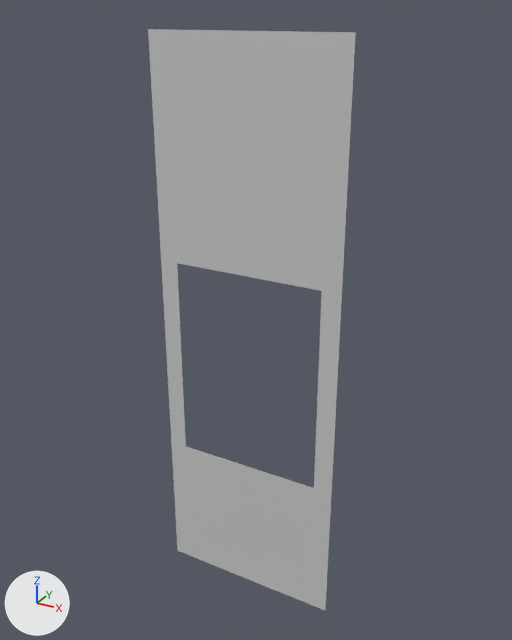
Before and after pictures for a commit that changed the FBX model AssetPublisher/Assets/PubBreweryAssets/PubBreweryModels/WallWindow.fbx.
Rendered twice from a camera (50 mm lens) standing at (1.1, -2.91, 3.09) and looking at (-0.52, 0.04, 1.61). Arrows for +X, +Y and +Z are at lower left; the lights stay in place. Where no turn or scale is listed for an object, it has been applied to the vertices.

In view in the first picture: 'WallWindow'.
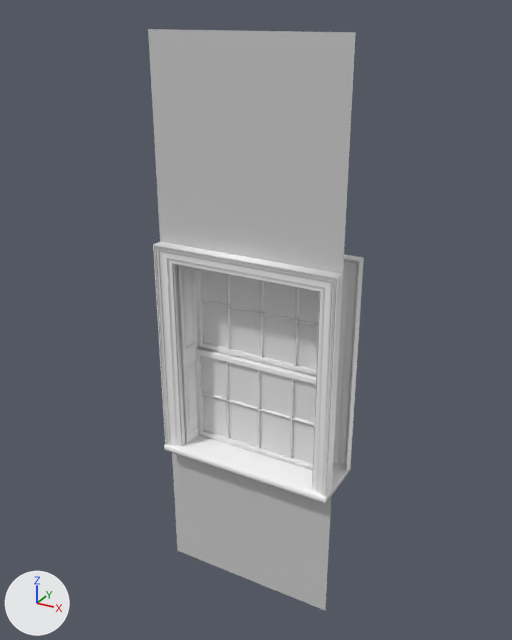
Where the change shows, as pixel boxes (x1, y1, x2, y2) in the pictures (512 x 640 px):
'WindowArch', added: after (153, 242, 364, 498)
'Glass', added: after (202, 356, 316, 464)
'Glass.003', added: after (202, 270, 319, 370)
'Board', added: after (164, 435, 351, 504)
'GlassFrameBottom', added: after (195, 347, 316, 470)
'GlassFrameTop', added: after (196, 269, 318, 376)

Edits to the bpy script that builds the scene:
```text
Add img_window_normal_png:
    img_window_normal_png = load_image('Window Normal.png', '_unpacked/Window_Normal.png', 2048, 2048, 'Non-Color')
Add img_window_ao2_png:
    img_window_ao2_png = load_image('Window AO2.png', '_unpacked/Window_AO2.png', 2048, 2048, 'sRGB')
Add mat_window:
    mat_window = bpy.data.materials.new('Window')
    # uses the picture img_window_ao2_png
    # uses the picture img_window_normal_png
Add mat_glass:
    mat_glass = principled_material('Glass')
    mat_glass.base_color = (0.8, 0.8, 0.8)  # white #e7e7e7
Add me_plane_069:
    me_plane_069.from_pydata(...)  # 110 vertices, 76 faces; spans x -0.39..0.39, y -0.015..0.015, z 0.0..0.552
    me_plane_069.materials.append(mat_window)
Add me_cube_034:
    me_cube_034.from_pydata(...)  # a box spanning x -0.5..0.5, y -0.168..0.168, z -0.016..0.016
    me_cube_034.materials.append(mat_window)
Add me_plane_071:
    me_plane_071.from_pydata([(0.361, -0.002, 0.246), (-0.361, -0.003, 0.246), (0.361, -0.002, -0.246), (-0.361, -0.003, -0.246), (0.361, 0.003, -0.246), (0.361, 0.003, 0.246), (-0.361, 0.002, -0.246), (-0.361, 0.002, 0.246)], [], [(0, 1, 3, 2), (5, 4, 6, 7)])
    me_plane_071.materials.append(mat_glass)  # white #e7e7e7
Add me_plane_041:
    me_plane_041.from_pydata([(0.361, -0.002, 0.246), (-0.361, -0.003, 0.246), (0.361, -0.002, -0.246), (-0.361, -0.003, -0.246), (0.361, 0.003, -0.246), (0.361, 0.003, 0.246), (-0.361, 0.002, -0.246), (-0.361, 0.002, 0.246)], [], [(0, 1, 3, 2), (5, 4, 6, 7)])
    me_plane_041.materials.append(mat_glass)  # white #e7e7e7
Add me_nurbspath_007:
    me_nurbspath_007.from_pydata(...)  # 60 vertices, 39 faces; spans x -1.0..0.0, y -0.159..0.159, z 0.815..2.001
    me_nurbspath_007.materials.append(mat_window)
Add ob_glassframetop:
    ob_glassframetop = bpy.data.objects.new('GlassFrameTop', me_plane_069)
    ob_glassframetop.location = (-0.499, 0.063, 1.367)
Add ob_board:
    ob_board = bpy.data.objects.new('Board', me_cube_034)
    ob_board.location = (-0.5, -0.002, 0.799)
Add ob_glass_003:
    ob_glass_003 = bpy.data.objects.new('Glass.003', me_plane_071)
    ob_glass_003.location = (-0.499, 0.065, 1.643)
Add ob_glass:
    ob_glass = bpy.data.objects.new('Glass', me_plane_041)
    ob_glass.location = (-0.499, 0.035, 1.091)
Add ob_glassframebottom:
    ob_glassframebottom = bpy.data.objects.new('GlassFrameBottom', me_plane_069.copy())
    ob_glassframebottom.location = (-0.499, 0.033, 0.815)
Add ob_windowarch:
    ob_windowarch = bpy.data.objects.new('WindowArch', me_nurbspath_007)
    ob_windowarch.location = (0.0, 0.0, 0.0)
```
